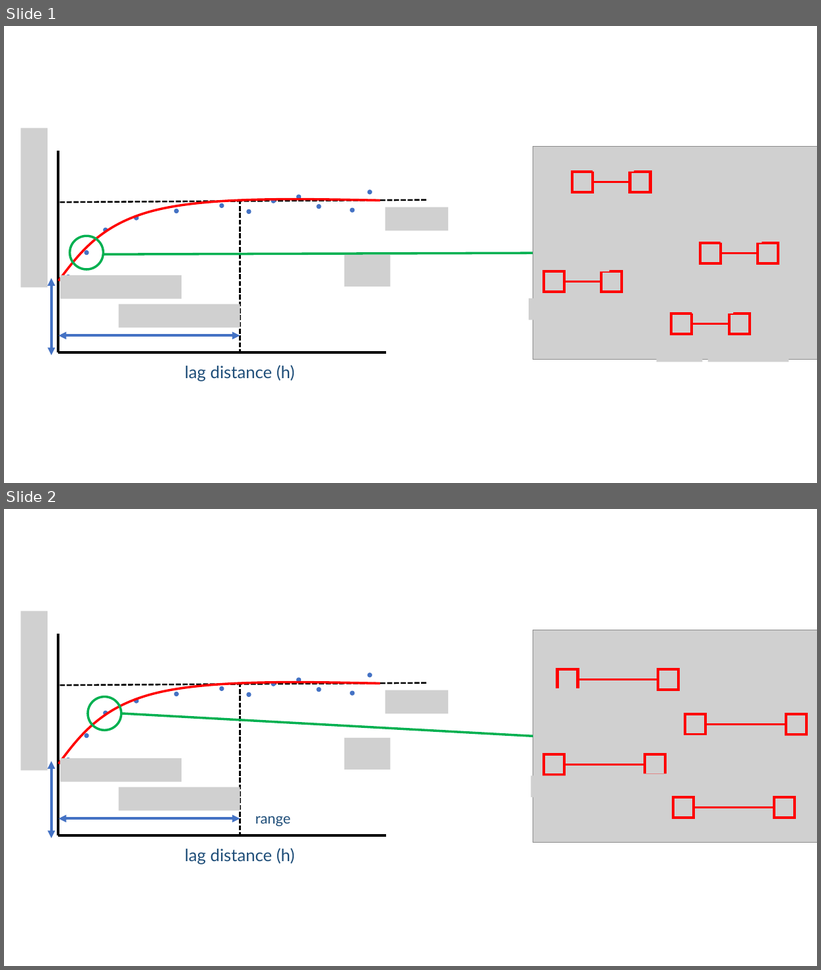
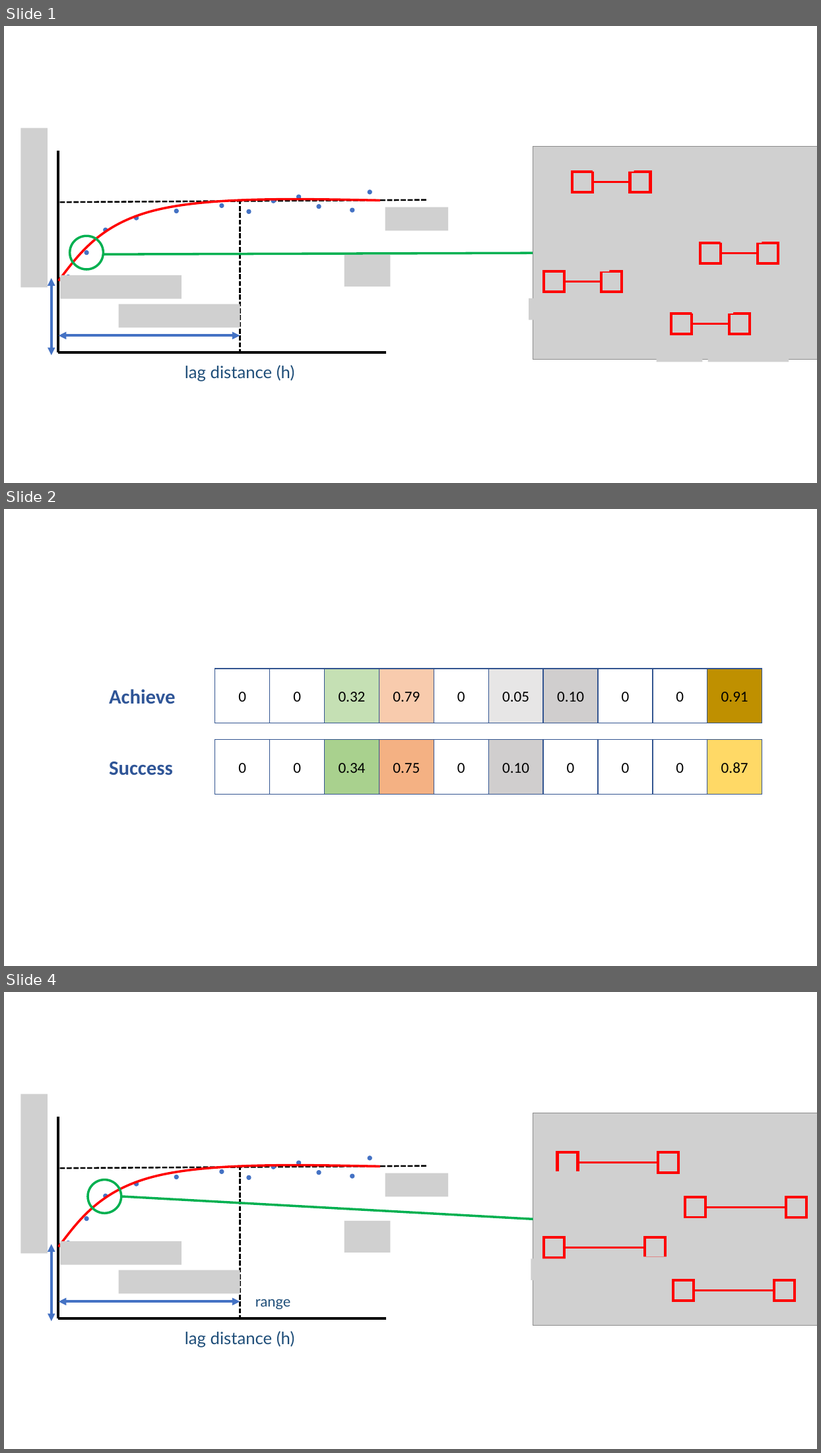
Before and after one commit to aegis4048/aegis4048.github.io-source, a slide deck: content/downloads/notebooks/spatial.pptx. Shown one above the other, each under a label of ours: slides 1 and 2 before the commit, slides 1, 2 and 4 after it; the slides between them are not shown. The pictures are 821x970 and 821x1453 pixels, drawn with LibreOffice and Linux fonts; fonts in the diff are those of the drawing; grey boxes stand for pictures. Boxes give left, top, right and bottom in pixels: in the first picture for what was removed or moved away, otherwise in the second. Text is boxed around its words. In the diff, an @@ line names an element or a change of style, - is before the commit and + after.

```diff
--- a/content/downloads/notebooks/spatial.pptx
+++ b/content/downloads/notebooks/spatial.pptx
@@ slide 2 added at (4, 509, 817, 966), background #FFFFFF @@
@@ rectangle added at (215, 669, 270, 723), fill #FFFFFF, outline #325491 1 pt, 18 pt, text #000000 @@
+0
@@ rectangle added at (270, 669, 325, 723), fill #FFFFFF, outline #325491 1 pt, 18 pt, text #000000 @@
+0
@@ rectangle added at (324, 669, 379, 723), fill #C5E0B4, outline #325491 1 pt, 18 pt, text #000000 @@
+0.32
@@ rectangle added at (379, 669, 434, 723), fill #F8CBAD, outline #325491 1 pt, 18 pt, text #000000 @@
+0.79
@@ rectangle added at (434, 669, 489, 723), fill #FFFFFF, outline #325491 1 pt, 18 pt, text #000000 @@
+0
@@ rectangle added at (489, 669, 544, 723), fill #E7E6E6, outline #325491 1 pt, 18 pt, text #000000 @@
+0.05
@@ rectangle added at (543, 669, 598, 723), fill #D0CECE, outline #325491 1 pt, 18 pt, text #000000 @@
+0.10
@@ rectangle added at (598, 669, 653, 723), fill #FFFFFF, outline #325491 1 pt, 18 pt, text #000000 @@
+0
@@ rectangle added at (653, 669, 708, 723), fill #FFFFFF, outline #325491 1 pt, 18 pt, text #000000 @@
+0
@@ rectangle added at (708, 669, 762, 723), fill #BF9000, outline #325491 1 pt, 18 pt, text #000000 @@
+0.91
@@ text added at (109, 689, 176, 704), 24 pt, text #2F5597, bold @@
+Achieve
@@ rectangle added at (215, 739, 270, 795), fill #FFFFFF, outline #325491 1 pt, 18 pt, text #000000 @@
+0
@@ rectangle added at (270, 739, 325, 795), fill #FFFFFF, outline #325491 1 pt, 18 pt, text #000000 @@
+0
@@ rectangle added at (324, 739, 379, 795), fill #A9D18E, outline #325491 1 pt, 18 pt, text #000000 @@
+0.34
@@ rectangle added at (379, 739, 434, 795), fill #F4B183, outline #325491 1 pt, 18 pt, text #000000 @@
+0.75
@@ rectangle added at (434, 739, 489, 795), fill #FFFFFF, outline #325491 1 pt, 18 pt, text #000000 @@
+0
@@ rectangle added at (489, 739, 544, 795), fill #D0CECE, outline #325491 1 pt, 18 pt, text #000000 @@
+0.10
@@ rectangle added at (543, 739, 598, 795), fill #FFFFFF, outline #325491 1 pt, 18 pt, text #000000 @@
+0
@@ rectangle added at (598, 739, 653, 795), fill #FFFFFF, outline #325491 1 pt, 18 pt, text #000000 @@
+0
@@ rectangle added at (653, 739, 708, 795), fill #FFFFFF, outline #325491 1 pt, 18 pt, text #000000 @@
+0
@@ rectangle added at (708, 739, 762, 795), fill #FFD966, outline #325491 1 pt, 18 pt, text #000000 @@
+0.87
@@ text added at (109, 762, 173, 776), 24 pt, text #2F5597, bold @@
+Success
@@ what was slide 2 is now slide 4 @@
```
Also in this commit, not shown: 1 other slide added, 12 other files.
